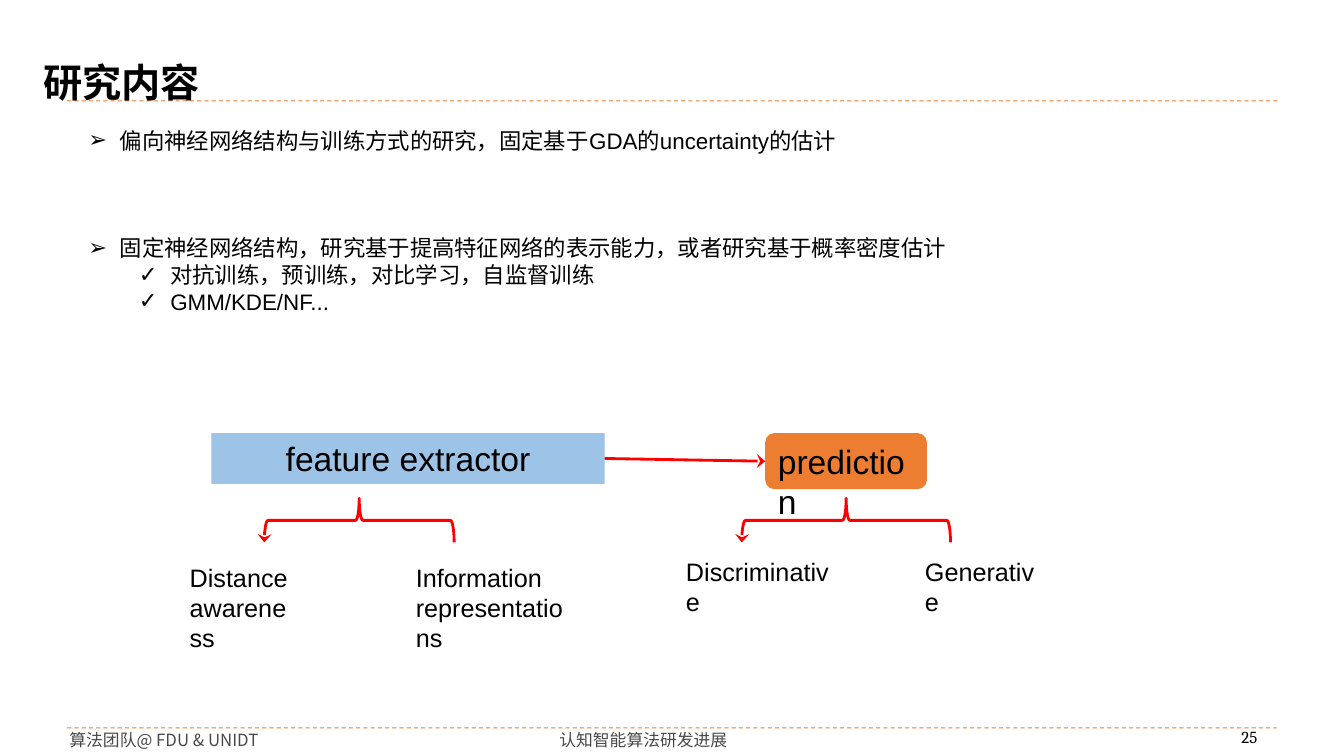
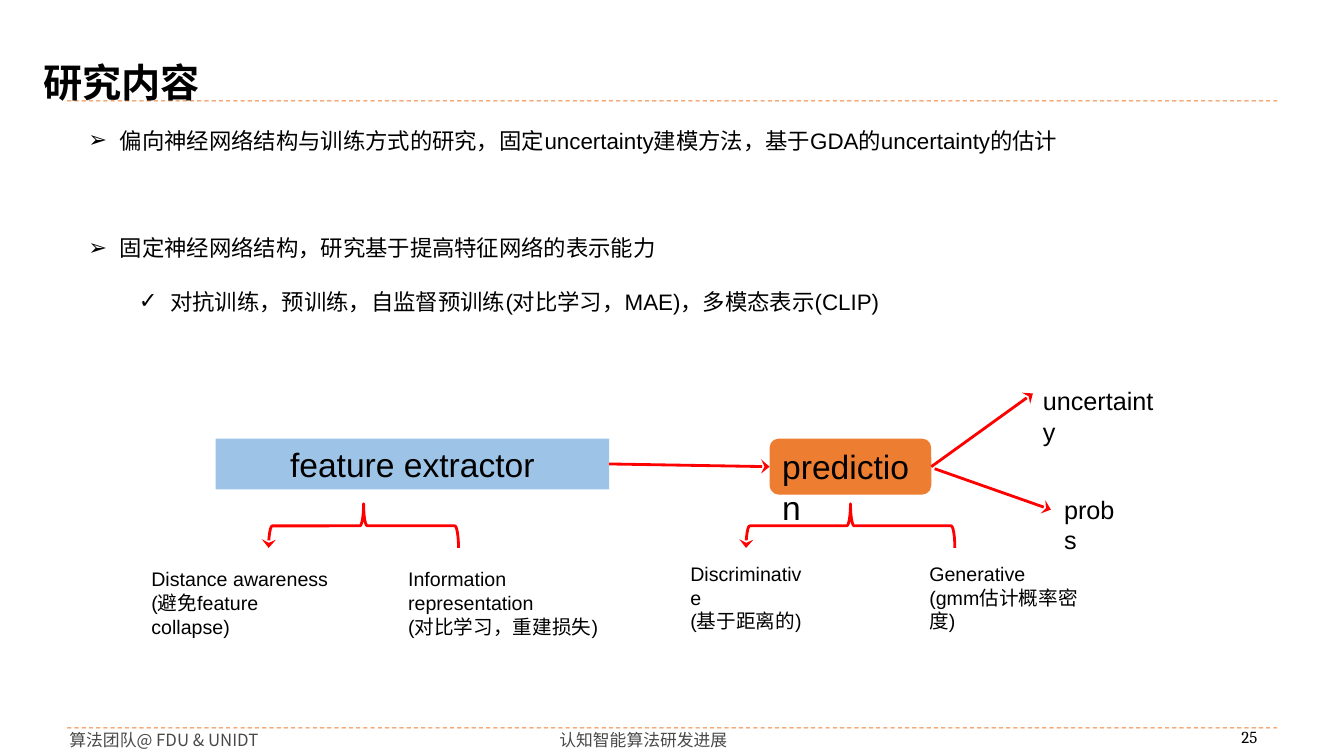
Before and after one commit to buyizhiyou/YYMUncertainty, a slide deck: slide 25 of pre/ddu_pre.pptx. Drawn at 1344x756 pixels with LibreOffice and Linux fonts; fonts in the diff are those of the drawing; background and template pictures are left out. Boxes give left, top, right and bottom in pixels: in the first picture for what was removed or moved away, otherwise in the second. Text is boxed around its words. In the diff, an @@ line names an element or a change of style, - is before the commit and + after.

```diff
--- a/pre/ddu_pre.pptx
+++ b/pre/ddu_pre.pptx
@@ text at (x1=120, y1=130, x2=1057, y2=315): text changed @@
-➢ 偏向神经网络结构与训练方式的研究，固定基于GDA的uncertainty的估计
-➢ 固定神经网络结构，研究基于提高特征网络的表示能力，或者研究基于概率密度估计
-  ✓ 对抗训练，预训练，对比学习，自监督训练
-  ✓ GMM/KDE/NF...
+➢ 偏向神经网络结构与训练方式的研究，固定uncertainty建模方法，基于GDA的uncertainty的估计
+➢ 固定神经网络结构，研究基于提高特征网络的表示能力
+  ✓ 对抗训练，预训练，自监督预训练(对比学习，MAE)，多模态表示(CLIP)
@@ 2 left braces, 1 rectangle, 1 rounded rectangle, 1 arrow moved together from (x1=212, y1=434, x2=951, y2=543) to (x1=216, y1=439, x2=955, y2=548) @@
@@ group added at (x1=932, y1=381, x2=1167, y2=529): 2 arrows, 2 texts @@
+uncertainty
+probs
@@ text "Discriminative" at (x1=690, y1=613, x2=801, y2=632): size 18 to 14 pt in "Discriminative" @@
@@ text at (x1=929, y1=566, x2=1025, y2=582): paragraph added @@
+(gmm估计概率密度)
@@ text at (x1=929, y1=566, x2=1025, y2=582): size 18 to 14 pt in "Generative" @@
@@ text at (x1=151, y1=571, x2=328, y2=638): text changed; size 18 to 14 pt @@
-Distance
-awareness
+Distance awareness
+(避免feature collapse)
@@ text at (x1=408, y1=571, x2=598, y2=638): text changed; size 18 to 14 pt @@
-Information
-representations
+Information representation
+(对比学习，重建损失)
@@ text at (x1=690, y1=613, x2=801, y2=632): paragraph added @@
+(基于距离的)
```
Also in this commit, not shown: 13 other slides changed, 6 slides added, 3 slides removed, 10 other files.
